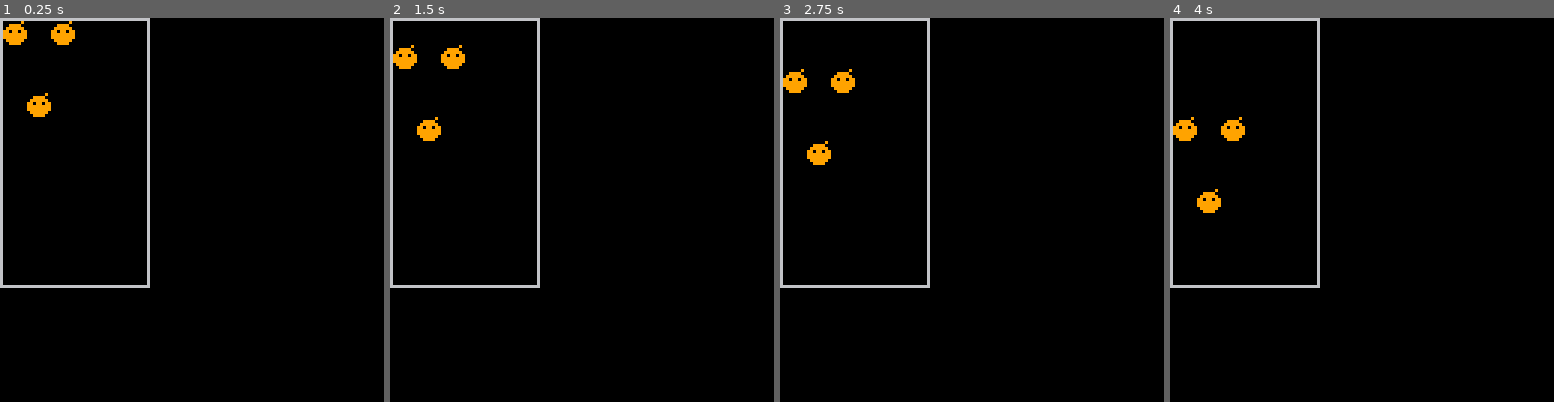
Above: before the commit, frames 1-4 (left to right).
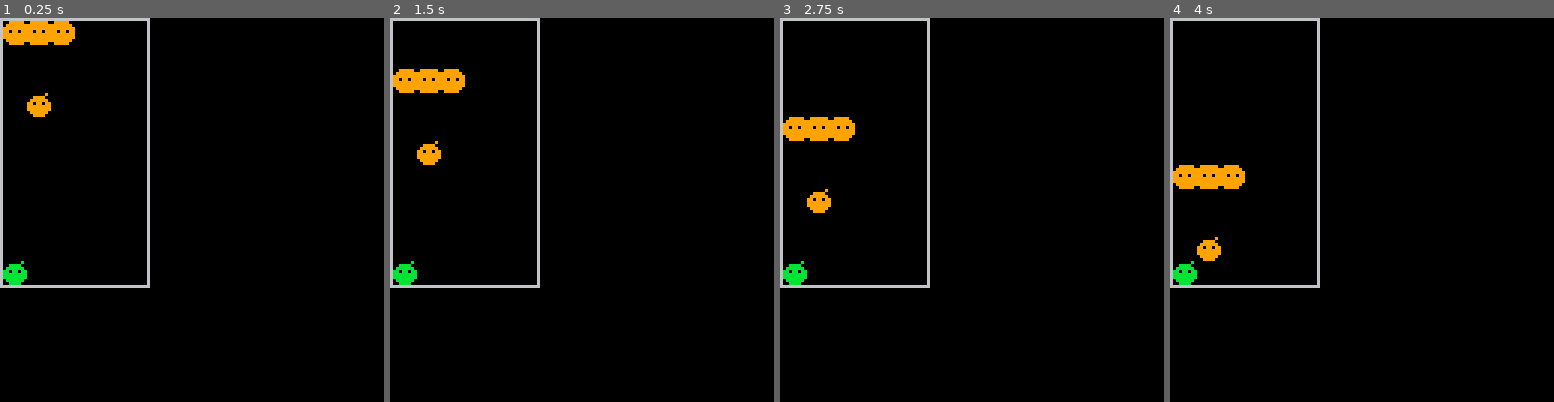
Above: after the commit, the same moments.

Repository: calsbrook/pico8stuff
Game: PICO-8 cartridge puyo.p8
The game is run twice, just before and just after one commit, with the same random seed, the same clock (stepped at 60 frames per second) and the same inputs.
Inputs:
- Up to frame 1 (0.25 s): no input
- Up to frame 2 (1.5 s): no input
- Up to frame 3 (2.75 s): no input
- Up to frame 4 (4 s): no input

The runs differ from the first frame. In frame 1, 0.8% of the frame differs, in the area x 0-20%, y 0-70%; in frame 2, 2.3%, in the area x 0-20%, y 7-70%; in frame 3, 2.3%; in frame 4, 2.3%.

Commit message:
deletion of puyos > 5

Diff:
--- a/puyo.p8
+++ b/puyo.p8
@@ -9,7 +9,7 @@
 		add(gameboard, {0,0,0,0,0,0})
 	end
 	locations = {}
-	allblobs = {{x=1,y=1,col=9}, {x=3,y=1,col=9},{x=2,y=4,col=9}}
+	allblobs = {{x=1,y=1,col=9}, {x=3,y=1,col=9},{x=2,y=4,col=9},{x=2,y=1,col=9},{x=1,y=11,col=11}}
 	placeblobs()
 end
 
@@ -70,8 +70,8 @@
 
 function _update()
 	t+=1
-	if t%30==0 then
-		-- checkallblobs()
+	if t%20==0 then
+		checkallblobs()
 		gravity()
 		placeblobs()
 	end
@@ -79,7 +79,6 @@
 
 function placeblobs()
 	foreach(allblobs, function(blob)
-		printh("y:"..blob.y.."x:"..blob.x)
 		gameboard[blob.y][blob.x] = blob.col
 	end)
 end
@@ -90,45 +89,60 @@
 			y = 12-i
 			x = j
 			foreach(allblobs, function(blob)
-				if blob.y== y and blob.x==x then
+				if (blob.y == y and blob.x == x) then
 					if blob.y < 11 then
+						if gameboard[y+1][j] == 0 then
+							gameboard[blob.y][blob.x] = 0
+							blob.y+=1
+						end
+					end
+				end
+			end)
+		end
+	end
+end
+
+function checkallblobs()
+	foreach(allblobs, function(blob1)
+		size = 1
+		attached = {}
+		add(attached, blob1)
+		findblobsize(blob1)
+		if size >=4 then
+			foreach(attached, function(dead)
+				foreach(allblobs, function(blob)
+					if blob.x == dead.x and blob.y == dead.y then
 						gameboard[blob.y][blob.x] = 0
-						blob.y+=1
+						del(allblobs, blob)
 					end
-				end
+				end)
 			end)
 		end
-	end
-end
-
-function checkallblobs()
-	for i=1, #gameboard do
-		for j=1, #gameboard[i] do
-			--REWRITE SO THAT WE HAVE A LIST OF BLOBS RATHER THAN CYCLING THROUGH EVERYTHING
-			if gameboard[i][j] > 0 then
-				size = 1
-				test = findblobsize(j,i)
-				-- printh(test)
-				if size >= 4 then
-					foreach(locations,
-					function(obj)
-						gameboard[obj[2]][obj[1]] = 0
-					end)
-				end
-			end
-		end
-	end
-end
-
-function findblobsize(x,y)
-	locations = {{x,y}}
-	checkallsides(x,y)
-	-- printh(locations)
-	return locations
+	end)
+end
+
+function findblobsize(blob2)
+	foreach(allblobs, function(blob3)
+		noted, connected = false
+		foreach(attached, function(att)
+			if att.x == blob3.x and att.y == blob3.y and att.col == blob3.col then
+				noted = true
+			end
+			if blob3.col == att.col then
+				if (blob3.x == (att.x+1 or att.x-1) and blob3.y==att.y) or (blob3.y == (att.y+1 or att.y-1) and blob3.x==att.x) then
+					connected = true
+				end
+			end
+		end)
+		if noted == false and connected == true then
+			size += 1
+			add(attached, blob3)
+			findblobsize(blob3)
+		end
+	end)
 end
 
 function checkallsides(x,y)
-
 	col = gameboard[y][x]
 	if y<11 then
 		if gameboard[y+1][x] == col then
@@ -185,7 +196,6 @@
 			end
 		end
 	end
-	-- printh(size)
 	return
 end
 __gfx__
